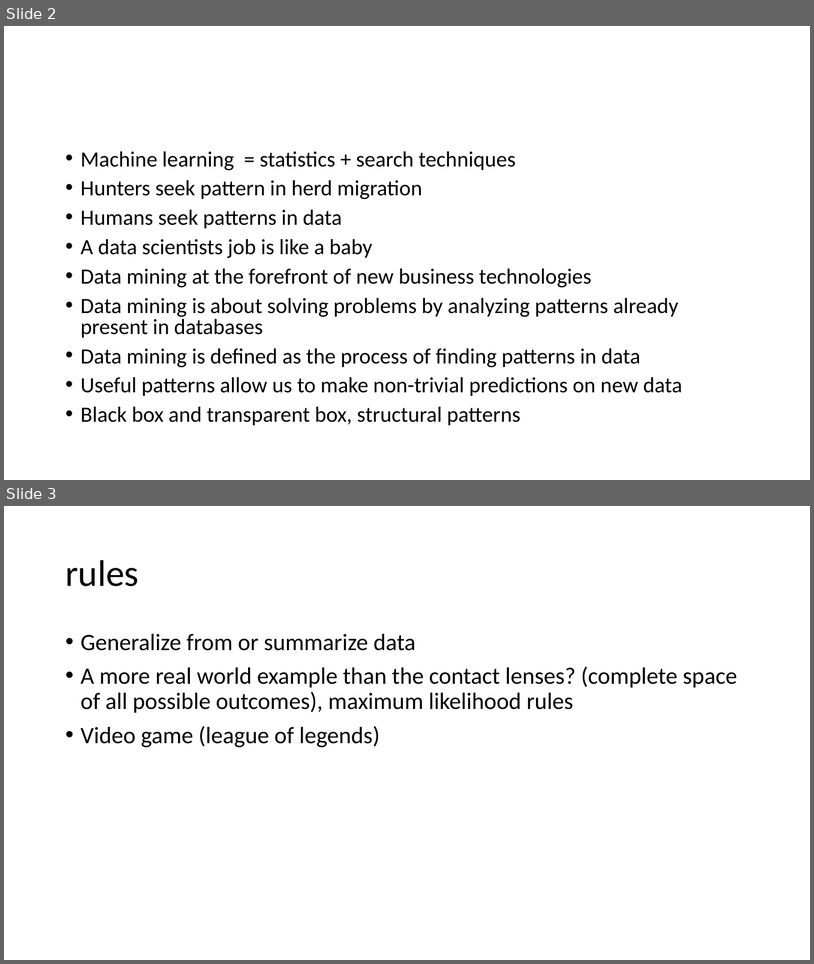
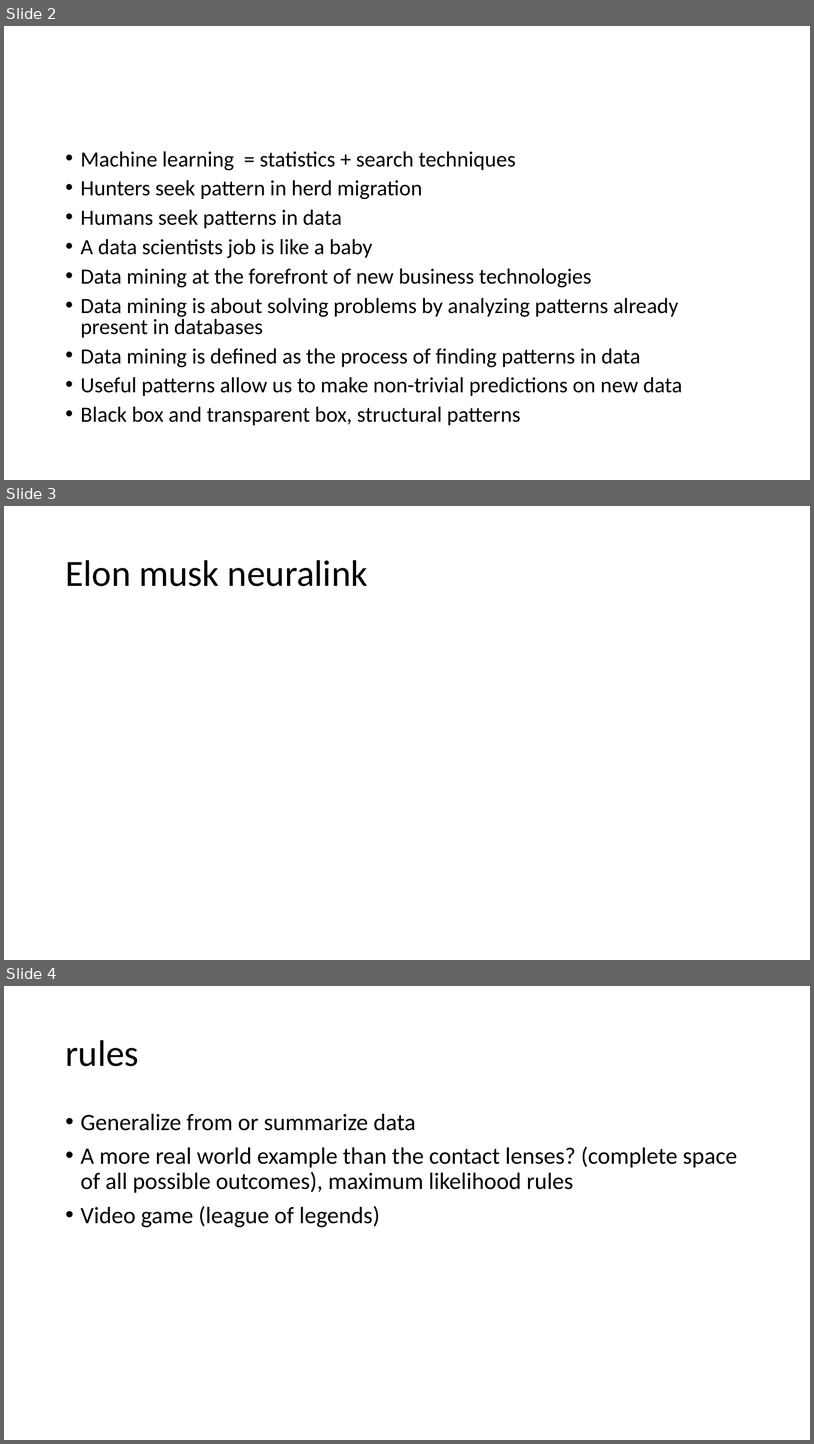
Before and after one commit to russellu/cs405, a slide deck: Lecture_intro.pptx. Shown one above the other, each under a label of ours: slides 2 and 3 before the commit, slides 2, 3 and 4 after it. The pictures are 814x964 and 814x1444 pixels, drawn with LibreOffice and Linux fonts; fonts in the diff are those of the drawing. Boxes give left, top, right and bottom in pixels: in the first picture for what was removed or moved away, otherwise in the second. Text is boxed around its words. In the diff, an @@ line names an element or a change of style, - is before the commit and + after.

```diff
--- a/Lecture_intro.pptx
+++ b/Lecture_intro.pptx
@@ slide 3 added at [4,506,810,960], background #FFFFFF @@
@@ title added at [65,560,368,586], 44 pt, text #000000 @@
+Elon musk neuralink
@@ what was slide 3 is now slide 4 @@
```
Also in this commit, not shown: 1 other file.
